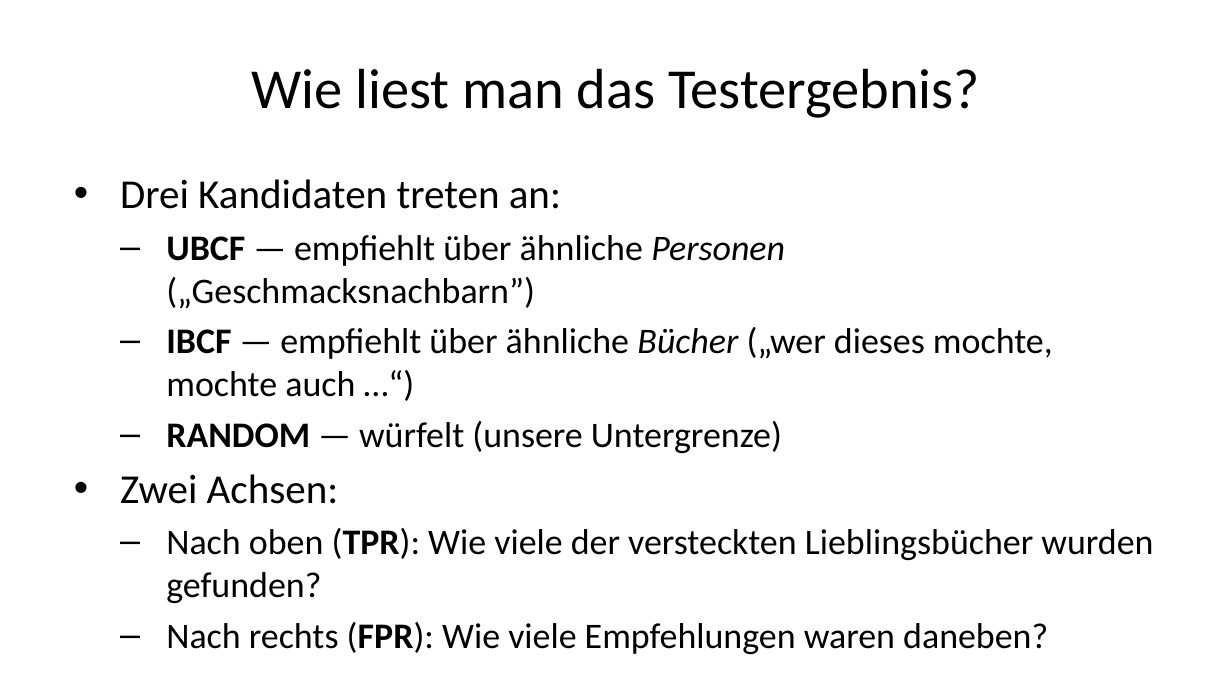
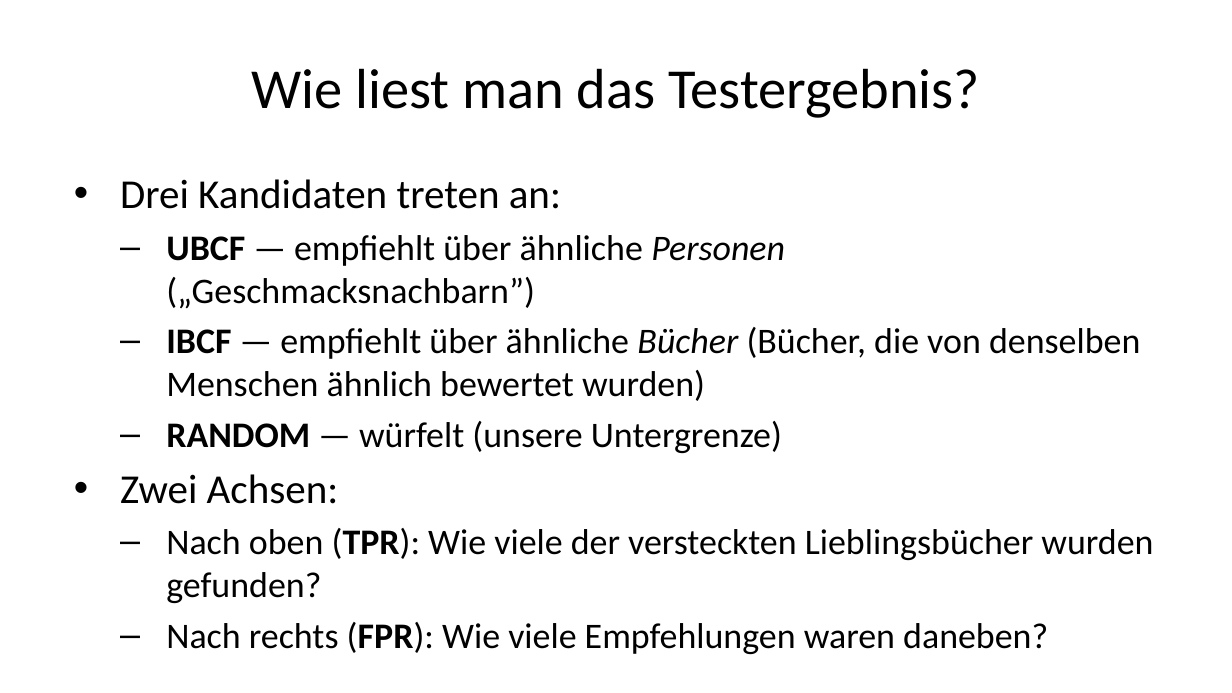
Before and after one commit to daswesen/2026-hu-berlin-data-mining, a slide deck: slide 48 of Konsultation_IBI_Deck.pptx (slide 45 before the commit). Drawn at 1232x693 pixels with LibreOffice and Linux fonts; fonts in the diff are those of the drawing. Boxes give left, top, right and bottom in pixels: in the first picture for what was removed or moved away, otherwise in the second. Text is boxed around its words. In the diff, an @@ line names an element or a change of style, - is before the commit and + after.

```diff
--- a/Konsultation_IBI_Deck.pptx
+++ b/Konsultation_IBI_Deck.pptx
@@ text at (166, 327, 1140, 401): text changed @@
-  – IBCF — empfiehlt über ähnliche Bücher („wer dieses mochte, mochte auch …“)
+  – IBCF — empfiehlt über ähnliche Bücher (Bücher, die von denselben Menschen ähnlich bewertet wurden)
```
Also in this commit, not shown: 6 other slides changed, 3 slides added, 2 other files.
